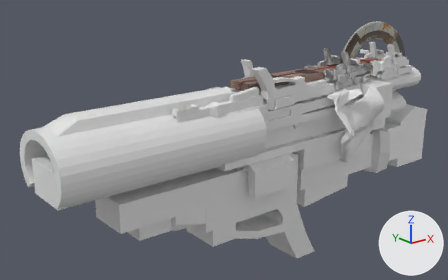
Renders of the Blender file weapons/spinner.blend from each side of a commit.
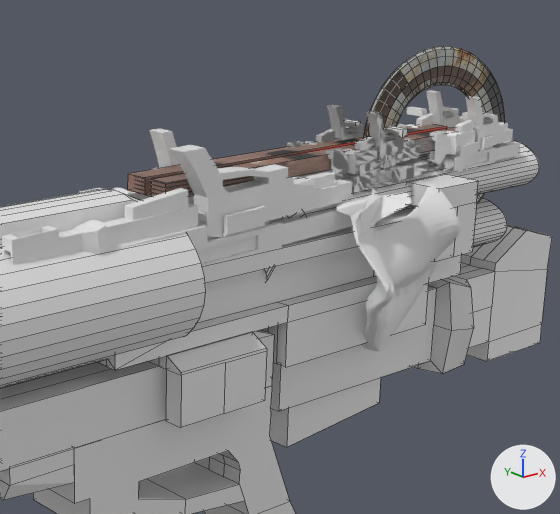
Old and new are each drawn whole from a camera (50 mm lens) standing at (-32.4, -36.9, 16.8) and looking at (-0.1, 3.4, 0.7) and again close up on the part from 38% to 96% of the width and 0% to 85% of the height. Every picture has the same lights, and +X, +Y and +Z are marked at lower right. The close-ups show mesh edges as thin lines.
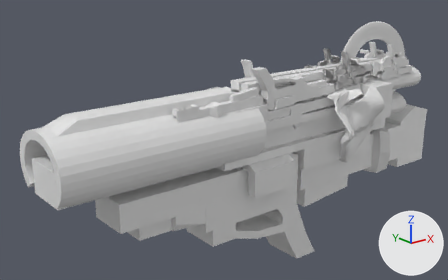
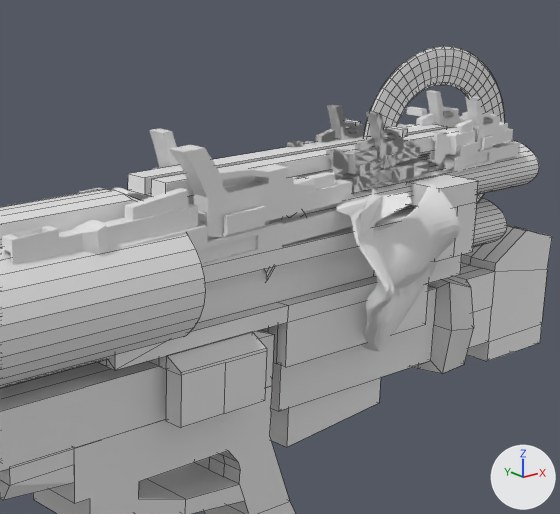
Location of each change, (x1, y1, x2, y2) in pixels of the close-ups (560 x 514 px):
```json
{"object": "Torus.003", "change": "surface changed", "before": [363, 46, 505, 202], "after": [363, 46, 505, 202]}
{"object": "Cube.014", "change": "surface changed", "before": [128, 124, 457, 197], "after": [128, 124, 457, 197], "on screen": "brown to white"}
```

The change, as JSON lines over the scene's bpy script:
```json
{"op": "remove", "block": "mat_material_066", "code": "mat_material_066.texture = img_watertower_jpg"}
{"op": "add", "block": "mat_material_066", "code": "mat_material_066.base_color = (0.8, 0.8, 0.8)  # white #e7e7e7"}
{"op": "remove", "block": "mat_material_069", "code": "mat_material_069.texture = img_worntv_jpg"}
{"op": "add", "block": "mat_material_069", "code": "mat_material_069.base_color = (0.8, 0.8, 0.8)  # white #e7e7e7"}
```
